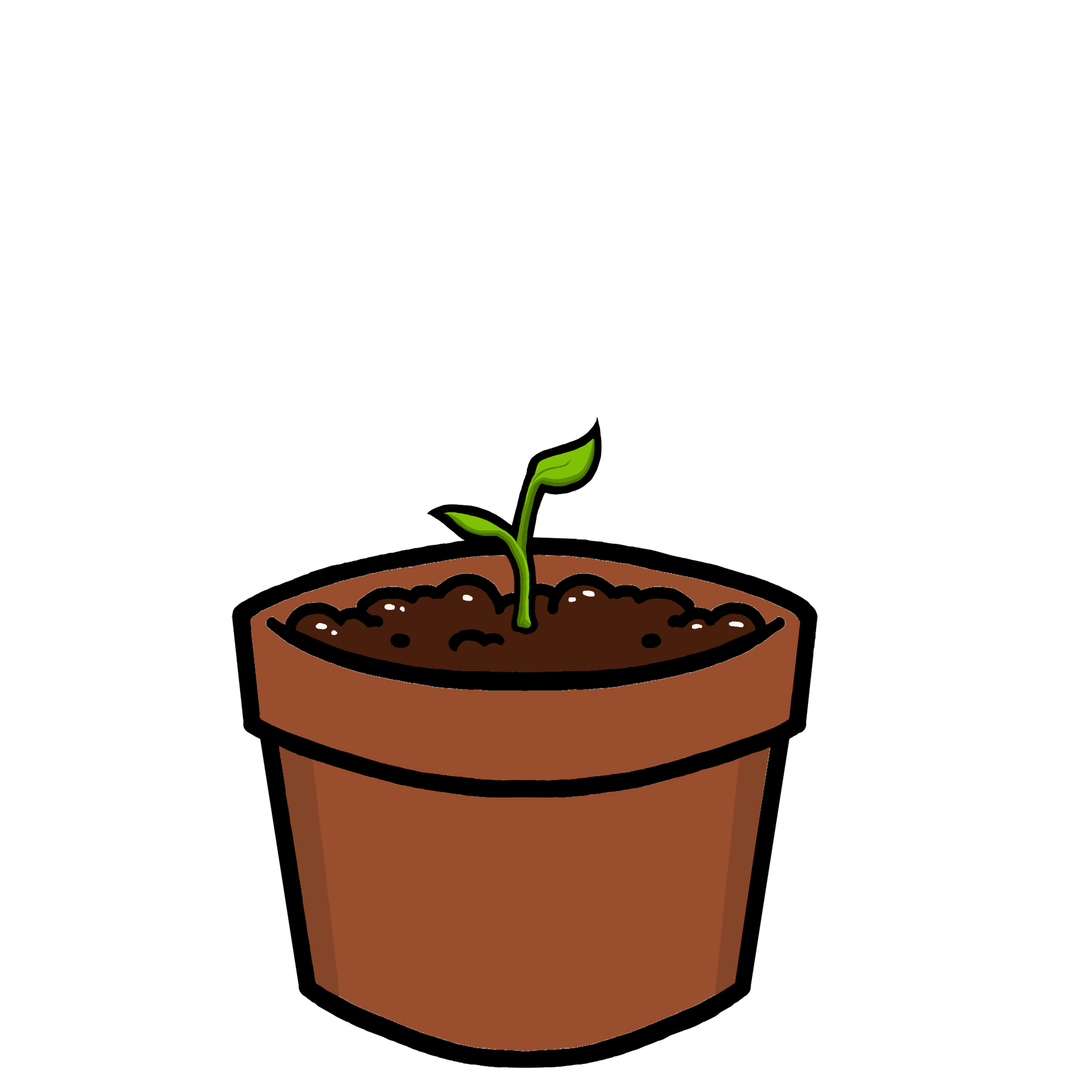
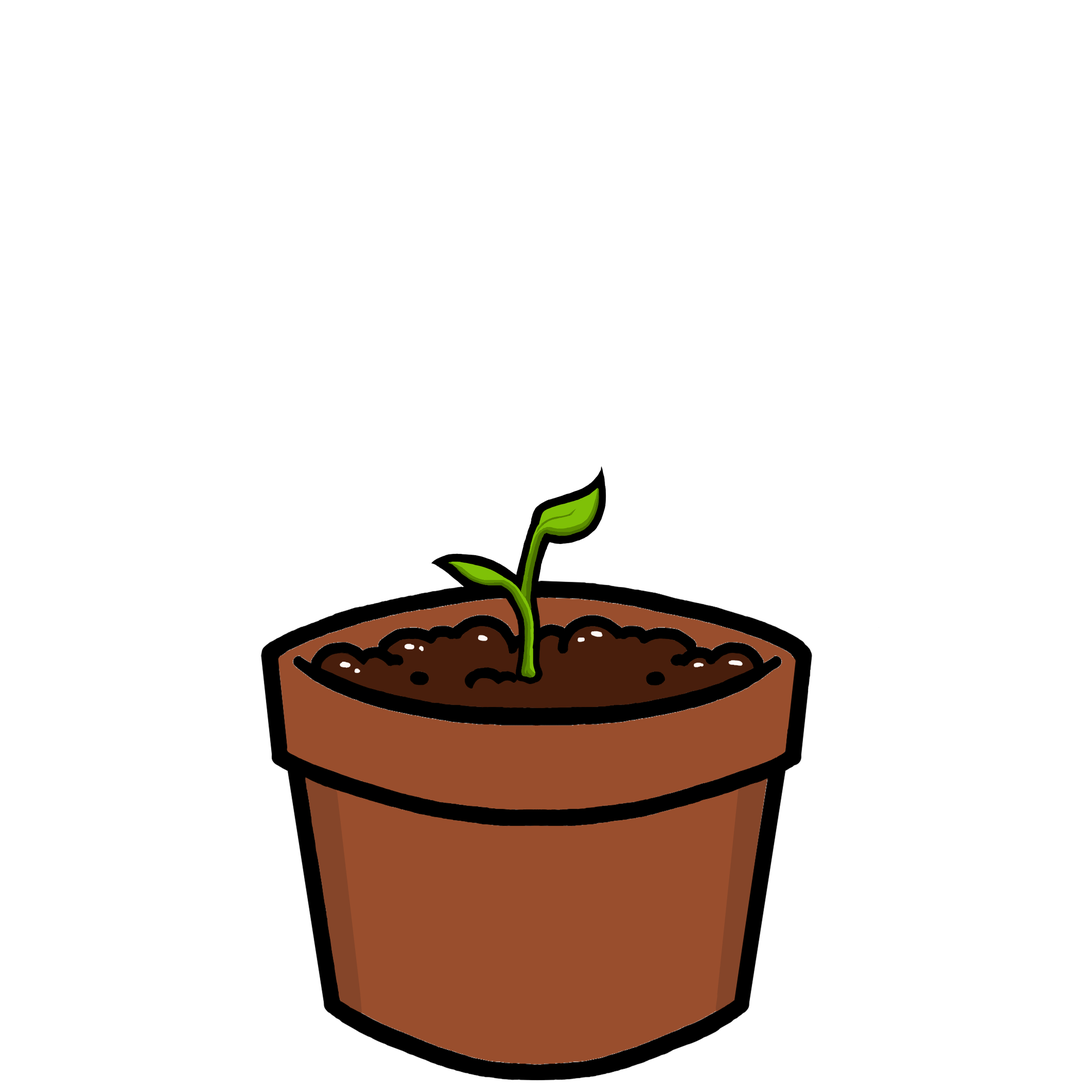
Layered file, before and after one edit (1091 × 1091). Changes by layer:
renamed "Paint Layer 10" to "sprout", painted on it over [395, 416, 629, 722]
renamed "Paint Layer 9" to "pot", painted on it over [231, 512, 890, 1081]
